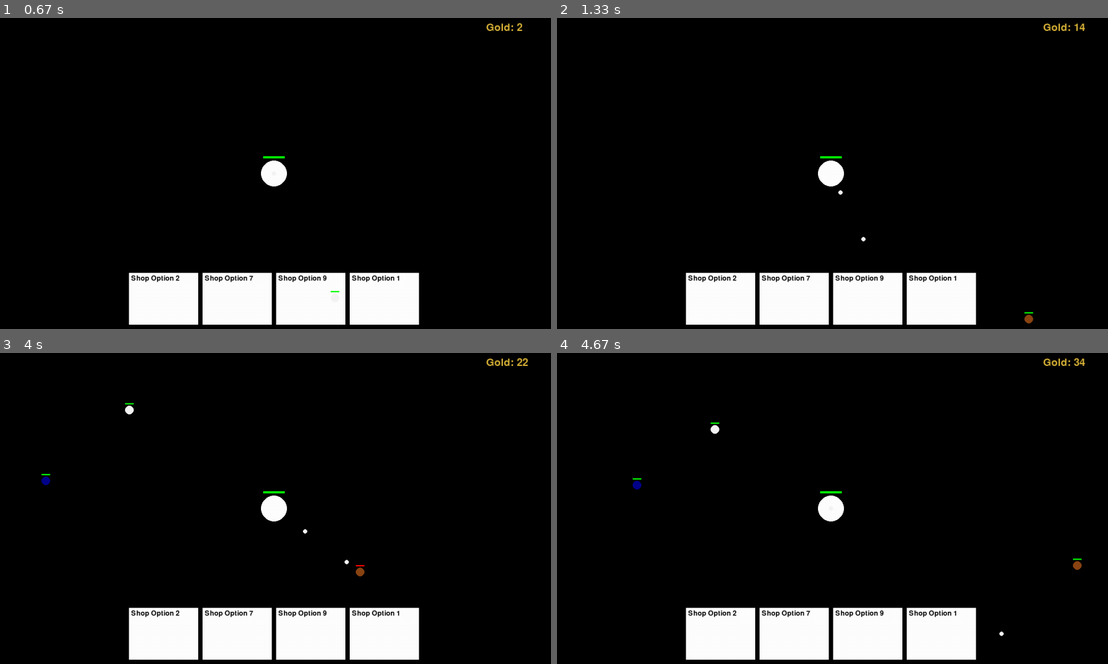
Above: before the commit, frames 1-4 (two rows, left to right).
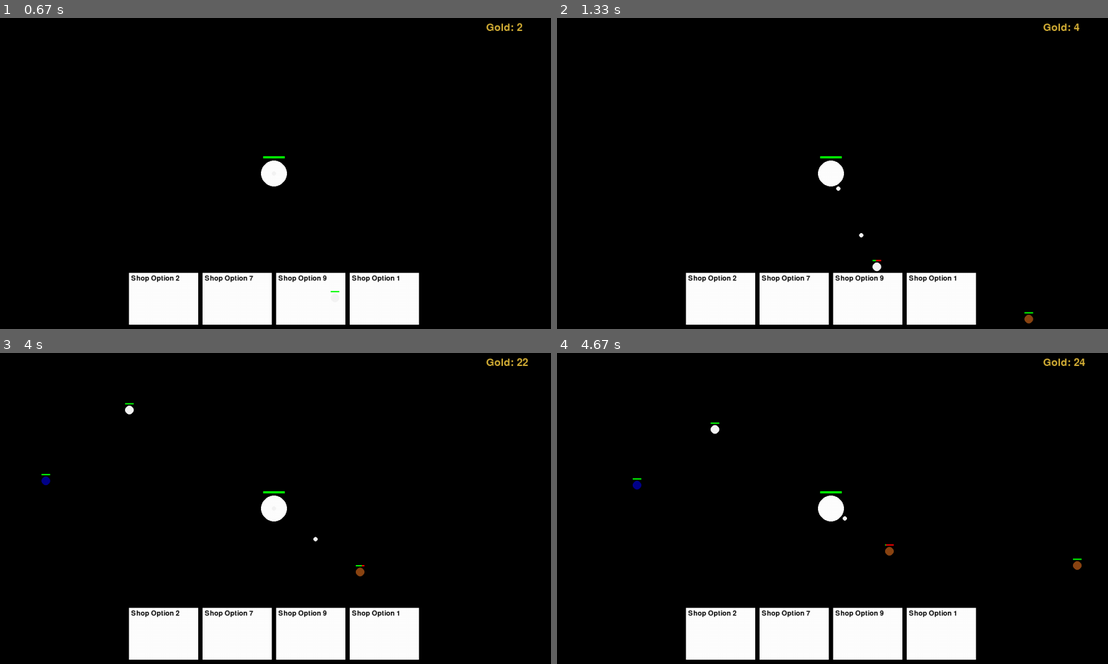
Above: after the commit, the same moments.

Repository: thatkyle/pytd
Game: pygame game, started from main.py
The game is run twice, just before and just after one commit, with the same random seed, the same clock (stepped at 60 frames per second) and the same inputs.
Inputs:
- Up to frame 1 (0.67 s): no input
- Up to frame 2 (1.33 s): no input
- Up to frame 3 (4 s): no input
- Up to frame 4 (4.67 s): no input

Frame 1 is identical in both runs. In frame 2, 0.1% of the frame differs, in the area x 50-96%, y 1-82%; in frame 3, less than 0.1%; in frame 4, less than 0.1%.

Commit message:
Add weapon damage modifier based on weapon/enemy element types. Prevent new weapon from being added until current weapon is fired.

Diff:
--- a/game.py
+++ b/game.py
@@ -55,6 +55,6 @@
         self.weapon_manager.draw_weapons(self.screen)
 
         current_time = pygame.time.get_ticks()
-        if current_time >= self.next_time_to_act:
-            attack_speed = self.weapon_manager.add_weapon(self.screen)
+        if self.weapon_manager.can_add_weapon is True and current_time >= self.next_time_to_act:
+            attack_speed = self.weapon_manager.add_weapon()
             self.next_time_to_act = current_time + attack_speed
--- a/weapon.py
+++ b/weapon.py
@@ -30,12 +30,20 @@
     def draw_weapon(self, screen):
         pygame.draw.circle(screen, self.color_code, (self.x, self.y), 5)
 
-    def face_enemy(self, enemies):
+    def fire_weapon(self, enemies):
         enemies_in_range = [e for e in enemies if sqrt((self.x - e.x)**2 + (self.y - e.y)**2) <= self.attack_range]
-        if not enemies_in_range:
-            return
+        # can only fire weapon if there is an enemy in range to target
+        can_fire_weapon = len(enemies_in_range) > 0
+        if can_fire_weapon == False:
+            # can't add a new weapon until the existing weapon fires
+            can_add_weapon = False
+            # we return can_add_weapon to 1) notify WeaponManager that a new weapon can't be added, and
+            # 2) break out of the function before firing the weapon
+            return can_add_weapon
         closest_enemy = min(enemies_in_range, key=lambda e: sqrt((self.x - e.x)**2 + (self.y - e.y)**2))
         self.angle = atan2(closest_enemy.y - self.y, closest_enemy.x - self.x)
+        can_add_weapon = True
+        return can_add_weapon
 
     # def spawn_weapon(self, weapons):
     #     weapons.append({'x': self.x, 'y': self.y, 'speed': self.projectile_speed, 'angle': self.angle, 'model': self.projectile_model, 'size': self.projectile_size})
@@ -54,10 +62,10 @@
         for enemy in enemies[:]:
             distance = sqrt((self.x - enemy.x) ** 2 + (self.y - enemy.y) ** 2)
             if distance < 10:
-                # if enemy.element_type == self.strong_against:
-                #     self.damage *= 1.5
-                # elif enemy.element_type == self.weak_against:
-                #     self.damage *= 0.5
+                if enemy.element == self.strong_against:
+                    self.damage *= 1.5
+                elif enemy.element == self.weak_against:
+                    self.damage *= 0.5
                 enemy.current_health -= self.damage
                 self.is_destroyed = True
                 break  # A weapon can only hit one enemy
@@ -66,8 +74,9 @@
 class WeaponManager:
     def __init__(self):
         self.weapons = []
+        self.can_add_weapon = True
 
-    def add_weapon(self, screen):
+    def add_weapon(self):
         weapon = Weapon(
             all_weapons[0]['name'],
             all_weapons[0]['element_type'],
@@ -89,9 +98,10 @@
 
     def remove_weapons(self):
         self.weapons = [w for w in self.weapons if w.is_destroyed == False]
+
     def update_weapons(self, enemies):
         for weapon in self.weapons:
             if weapon.angle == None:
-                weapon.face_enemy(enemies)
+                self.can_add_weapon = weapon.fire_weapon(enemies)
             else:
                 weapon.update_weapon(enemies)
